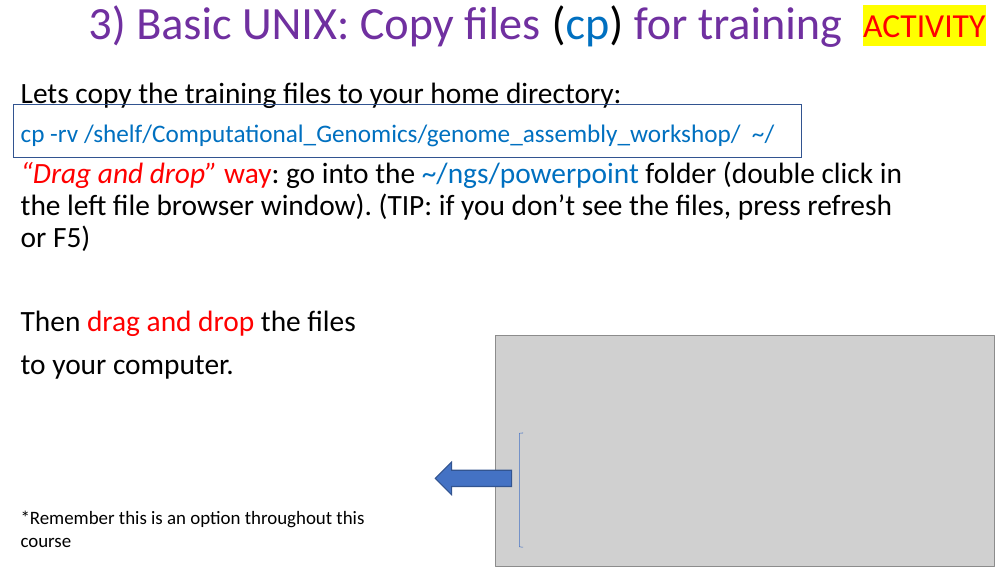
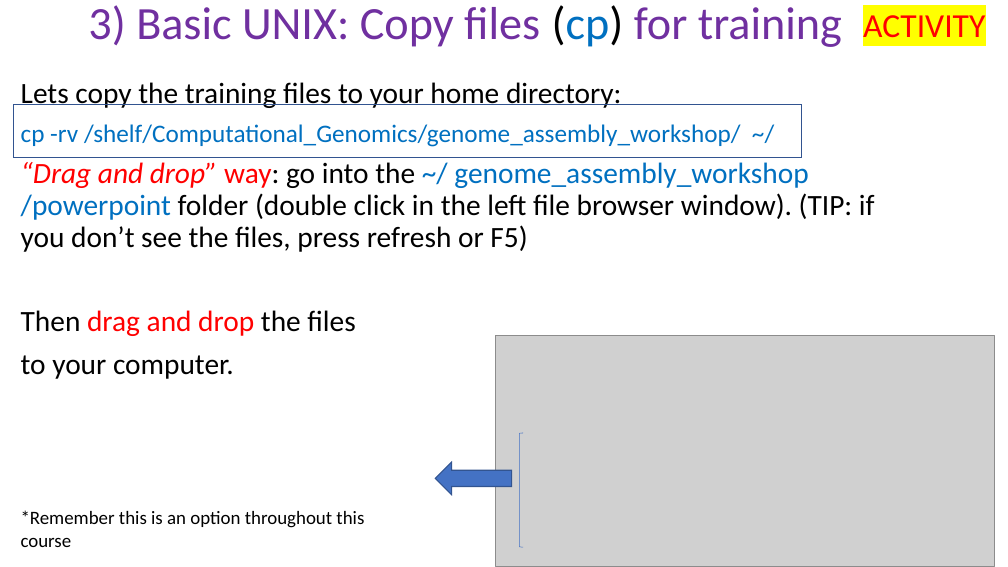
Before and after one commit to peterthorpe5/genome_assembly_workshop, a slide deck: slide 7 of powerpoint/3_basic_UNIX.pptx. Drawn at 1008x567 pixels with LibreOffice and Linux fonts; fonts in the diff are those of the drawing; grey boxes stand for pictures. Boxes give left, top, right and bottom in pixels: in the first picture for what was removed or moved away, otherwise in the second. Text is boxed around its words. In the diff, an @@ line names an element or a change of style, - is before the commit and + after.

```diff
--- a/powerpoint/3_basic_UNIX.pptx
+++ b/powerpoint/3_basic_UNIX.pptx
@@ text at [21, 162, 875, 252]: text changed @@
-“Drag and drop” way: go into the ~/ngs/powerpoint folder (double click in the left file browser window). (TIP: if you don’t see the files, press refresh or F5)
+“Drag and drop” way: go into the ~/ genome_assembly_workshop /powerpoint folder (double click in the left file browser window). (TIP: if you don’t see the files, press refresh or F5)
```
Also in this commit, not shown: 3 other files.
